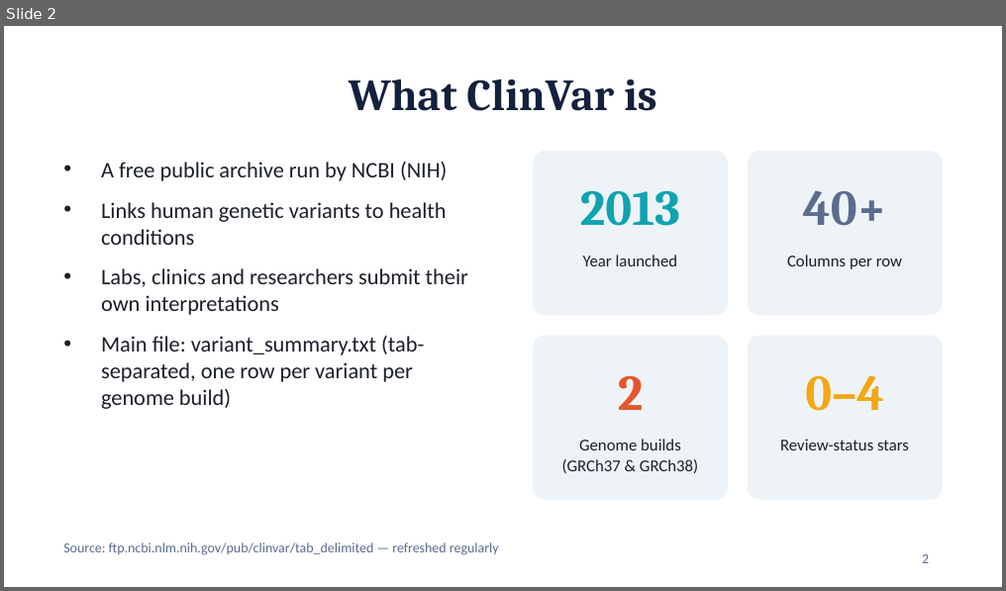
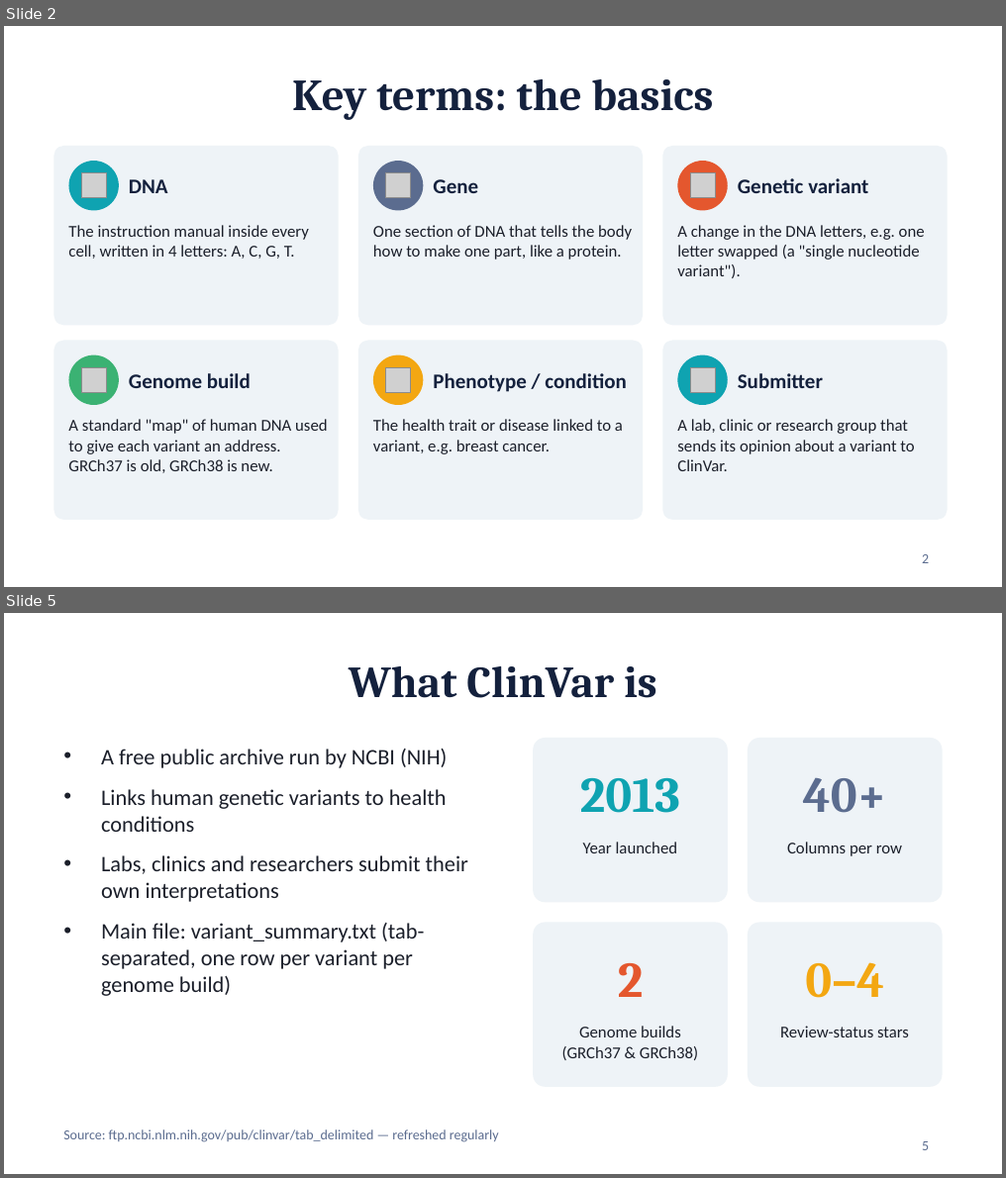
Before and after one commit to yeruka-ui/ClinVar-Data-Analysis, a slide deck: ClinVar_Dataset_Overview.pptx. Shown one above the other, each under a label of ours: slide 2 before the commit, slides 2 and 5 after it; the slides between them are not shown. The pictures are 1006x591 and 1006x1178 pixels, drawn with LibreOffice and Linux fonts; fonts in the diff are those of the drawing; grey boxes stand for pictures. Boxes give left, top, right and bottom in pixels: in the first picture for what was removed or moved away, otherwise in the second. Text is boxed around its words. In the diff, an @@ line names an element or a change of style, - is before the commit and + after.

```diff
--- a/ClinVar_Dataset_Overview.pptx
+++ b/ClinVar_Dataset_Overview.pptx
@@ slide 2 added at (4, 26, 1002, 587), background #FFFFFF @@
@@ title added at (292, 79, 714, 120), 32 pt, text #14213D, bold @@
+Key terms: the basics
@@ rounded rectangle added at (54, 146, 339, 325), fill #EEF3F7 @@
@@ ellipse added at (69, 161, 119, 210), fill #0FA3B1 @@
@@ picture added at (82, 174, 107, 198) @@
@@ rounded rectangle added at (358, 146, 643, 325), fill #EEF3F7 @@
@@ ellipse added at (373, 161, 423, 210), fill #5B6C8F @@
@@ picture added at (386, 174, 411, 198) @@
@@ rounded rectangle added at (662, 146, 947, 325), fill #EEF3F7 @@
@@ ellipse added at (677, 161, 728, 210), fill #E4572E @@
@@ picture added at (691, 174, 716, 198) @@
@@ text added at (129, 179, 168, 193), 15 pt, text #14213D, bold @@
+DNA
@@ text added at (433, 179, 478, 193), 15 pt, text #14213D, bold @@
+Gene
@@ text added at (738, 178, 868, 193), 15 pt, text #14213D, bold @@
+Genetic variant
@@ text added at (68, 225, 309, 259), 12 pt, text #1B1F2A @@
+The instruction manual inside every cell, written in 4 letters: A, C, G, T.
@@ text added at (373, 225, 632, 260), 12 pt, text #1B1F2A @@
+One section of DNA that tells the body how to make one part, like a protein.
@@ text added at (677, 225, 925, 278), 12 pt, text #1B1F2A @@
+A change in the DNA letters, e.g. one letter swapped (a "single nucleotide variant").
@@ rounded rectangle added at (54, 341, 339, 520), fill #EEF3F7 @@
@@ rounded rectangle added at (358, 341, 643, 520), fill #EEF3F7 @@
@@ rounded rectangle added at (662, 341, 947, 520), fill #EEF3F7 @@
@@ ellipse added at (69, 356, 119, 405), fill #3BB273 @@
@@ picture added at (82, 368, 107, 392) @@
@@ text added at (129, 373, 251, 388), 15 pt, text #14213D, bold @@
+Genome build
@@ ellipse added at (373, 356, 423, 405), fill #F3A712 @@
@@ picture added at (386, 368, 411, 392) @@
@@ text added at (433, 373, 626, 392), 15 pt, text #14213D, bold @@
+Phenotype / condition
@@ ellipse added at (677, 356, 728, 405), fill #0FA3B1 @@
@@ picture added at (691, 368, 716, 392) @@
@@ text added at (738, 373, 823, 388), 15 pt, text #14213D, bold @@
+Submitter
@@ text added at (68, 419, 328, 473), 12 pt, text #1B1F2A @@
+A standard "map" of human DNA used to give each variant an address. GRCh37 is old, GRCh38 is new.
@@ text added at (373, 419, 623, 455), 12 pt, text #1B1F2A @@
+The health trait or disease linked to a variant, e.g. breast cancer.
@@ text added at (677, 419, 914, 472), 12 pt, text #1B1F2A @@
+A lab, clinic or research group that sends its opinion about a variant to ClinVar.
@@ page number added at (922, 555, 929, 564), 10 pt, text #5B6C8F @@
+2
@@ what was slide 2 is now slide 5 @@
@@ page number at (922, 1142, 929, 1151): text changed @@
-2
+5
```
Also in this commit, not shown: 1 slide changed, 2 other slides added.
